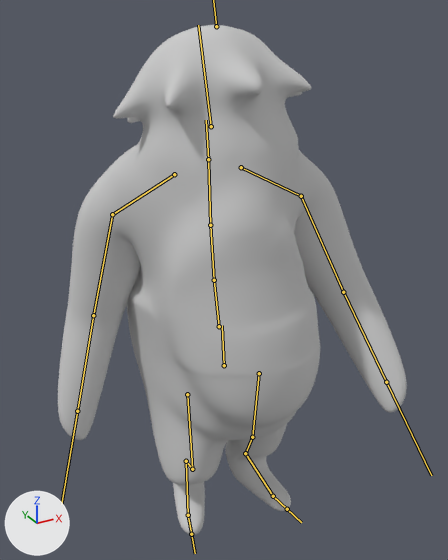
One commit to the FBX model Assets/Models/Personajes(SOLO_modelos3d)/Personajes(modelos3d)/Animaciones/Kaapa/Kappa_FINAL@Walking.fbx: the scene before it, then after it.
The view is the same before and after, from a 50 mm camera at (-1.19, -2.83, 2.24) aimed at (0.11, -0.47, 1.06). Lighting does not change. The marker at lower left points along +X, +Y and +Z. Both versions are drawn at frame 22 of the action 'mixamo.com'; the numbers are the values there. The bones that bend it are drawn over the model as lines.

Names of what the first picture shows: 'kappa_FINAL'.
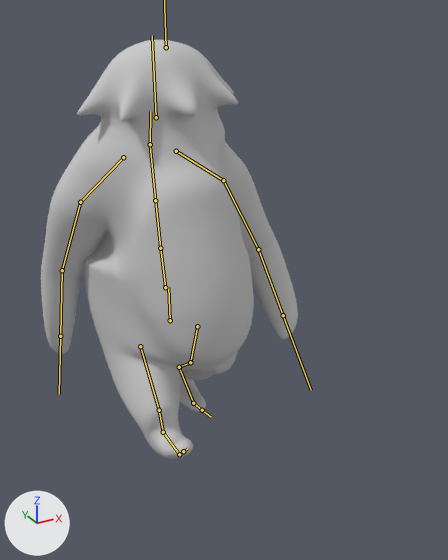
Commit message: ANIMACIONES KAPPA (walk) y GROOT (CORRER)

Changed parts and their boxes [x1, y1, x2, y2] in the pictures (448 x 560 px):
'kappa_FINAL', posed (26% narrower, 18% shorter): before [58, 25, 407, 535]; after [41, 40, 298, 459]
bone 'mixamorig:Hips', root to tip: before (224, 365) to (222, 325); after (170, 320) to (168, 287)
bone 'mixamorig:Spine', root to tip: before (219, 326) to (214, 280); after (165, 287) to (160, 248)
bone 'mixamorig:Spine1', root to tip: before (214, 280) to (210, 225); after (160, 248) to (155, 200)
bone 'mixamorig:Spine2', root to tip: before (210, 225) to (208, 161); after (155, 200) to (150, 145)
bone 'mixamorig:Neck', root to tip: before (208, 159) to (206, 120); after (150, 144) to (150, 111)
bone 'mixamorig:Head', root to tip: before (211, 126) to (198, 25); after (156, 117) to (152, 35)
bone 'mixamorig:LeftShoulder', root to tip: before (241, 167) to (301, 196); after (176, 151) to (223, 180)
bone 'mixamorig:LeftArm', root to tip: before (301, 196) to (343, 292); after (223, 180) to (258, 249)
bone 'mixamorig:LeftForeArm', root to tip: before (343, 292) to (386, 382); after (258, 249) to (283, 315)
bone 'mixamorig:RightShoulder', root to tip: before (174, 174) to (112, 214); after (123, 157) to (80, 202)
bone 'mixamorig:RightArm', root to tip: before (112, 214) to (93, 315); after (80, 202) to (62, 270)
bone 'mixamorig:RightForeArm', root to tip: before (93, 315) to (77, 411); after (62, 270) to (60, 336)
bone 'mixamorig:LeftUpLeg', root to tip: before (259, 373) to (252, 437); after (197, 326) to (190, 362)
bone 'mixamorig:LeftLeg', root to tip: before (252, 437) to (245, 453); after (190, 362) to (179, 367)
bone 'mixamorig:LeftFoot', root to tip: before (245, 453) to (273, 496); after (179, 367) to (193, 403)
bone 'mixamorig:LeftToeBase', root to tip: before (273, 496) to (287, 509); after (193, 403) to (202, 410)
bone 'mixamorig:RightUpLeg', root to tip: before (187, 394) to (192, 469); after (140, 346) to (159, 410)
bone 'mixamorig:RightLeg', root to tip: before (192, 469) to (186, 461); after (159, 410) to (163, 432)
bone 'mixamorig:RightFoot', root to tip: before (186, 461) to (188, 515); after (163, 432) to (179, 454)

What the commit changed:
Bone 'mixamorig:Hips' (bone_mixamorig_hips) moves from (-0.325, 0.5, 0.594) to (-0.314, 0.442, -0.045).
Bone 'mixamorig:Hips' (bone_mixamorig_hips) turns from (-2, -4, 2) to (2, 6, 1) degrees about its own x, y and z.
Bone 'mixamorig:Spine' (bone_mixamorig_spine) turns from (3, -2, 0) to (0, -1, 0) degrees about its own x, y and z.
Bone 'mixamorig:Spine1' (bone_mixamorig_spine1) turns from (5, -3, -1) to (1, -2, -1) degrees about its own x, y and z.
Bone 'mixamorig:Spine2' (bone_mixamorig_spine2) turns from (5, -3, -1) to (1, -2, -1) degrees about its own x, y and z.
Bone 'mixamorig:Neck' (bone_mixamorig_neck) turns from (-8, 2, 2) to (2, 1, -2) degrees about its own x, y and z.
Bone 'mixamorig:Head' (bone_mixamorig_head) turns from (-13, 11, -2) to (0, 1, 4) degrees about its own x, y and z.
Bone 'mixamorig:LeftShoulder' (bone_mixamorig_leftshoulder) turns from (10, 7, 9) to (18, 6, 13) degrees about its own x, y and z.
Bone 'mixamorig:LeftArm' (bone_mixamorig_leftarm) turns from (55, -26, 5) to (45, -2, -7) degrees about its own x, y and z.
Bone 'mixamorig:LeftForeArm' (bone_mixamorig_leftforearm) turns from (3, 0, 10) to (20, 5, 52) degrees about its own x, y and z.
Bone 'mixamorig:RightShoulder' (bone_mixamorig_rightshoulder) turns from (10, -2, 1) to (20, -4, 0) degrees about its own x, y and z.
Bone 'mixamorig:RightArm' (bone_mixamorig_rightarm) turns from (62, 11, 12) to (49, -16, 23) degrees about its own x, y and z.
Bone 'mixamorig:RightForeArm' (bone_mixamorig_rightforearm) turns from (3, 0, -13) to (10, -18, -13) degrees about its own x, y and z.
Bone 'mixamorig:LeftUpLeg' (bone_mixamorig_leftupleg) turns from (-3, 3, -12) to (-26, -9, 5) degrees about its own x, y and z.
Bone 'mixamorig:LeftLeg' (bone_mixamorig_leftleg) turns from (-15, -8, 4) to (-32, 19, -15) degrees about its own x, y and z.
Bone 'mixamorig:LeftFoot' (bone_mixamorig_leftfoot) turns from (18, 0, 8) to (45, 10, 11) degrees about its own x, y and z.
Bone 'mixamorig:LeftToeBase' (bone_mixamorig_lefttoebase) turns from (0, 0, 0) to (18, -6, 1) degrees about its own x, y and z.
Bone 'mixamorig:RightUpLeg' (bone_mixamorig_rightupleg) turns from (13, 4, -1) to (44, 7, 1) degrees about its own x, y and z.
Bone 'mixamorig:RightLeg' (bone_mixamorig_rightleg) turns from (-87, 4, -13) to (-33, 4, -5) degrees about its own x, y and z.
Bone 'mixamorig:RightFoot' (bone_mixamorig_rightfoot) turns from (50, 3, 3) to (25, 0, 1) degrees about its own x, y and z.
